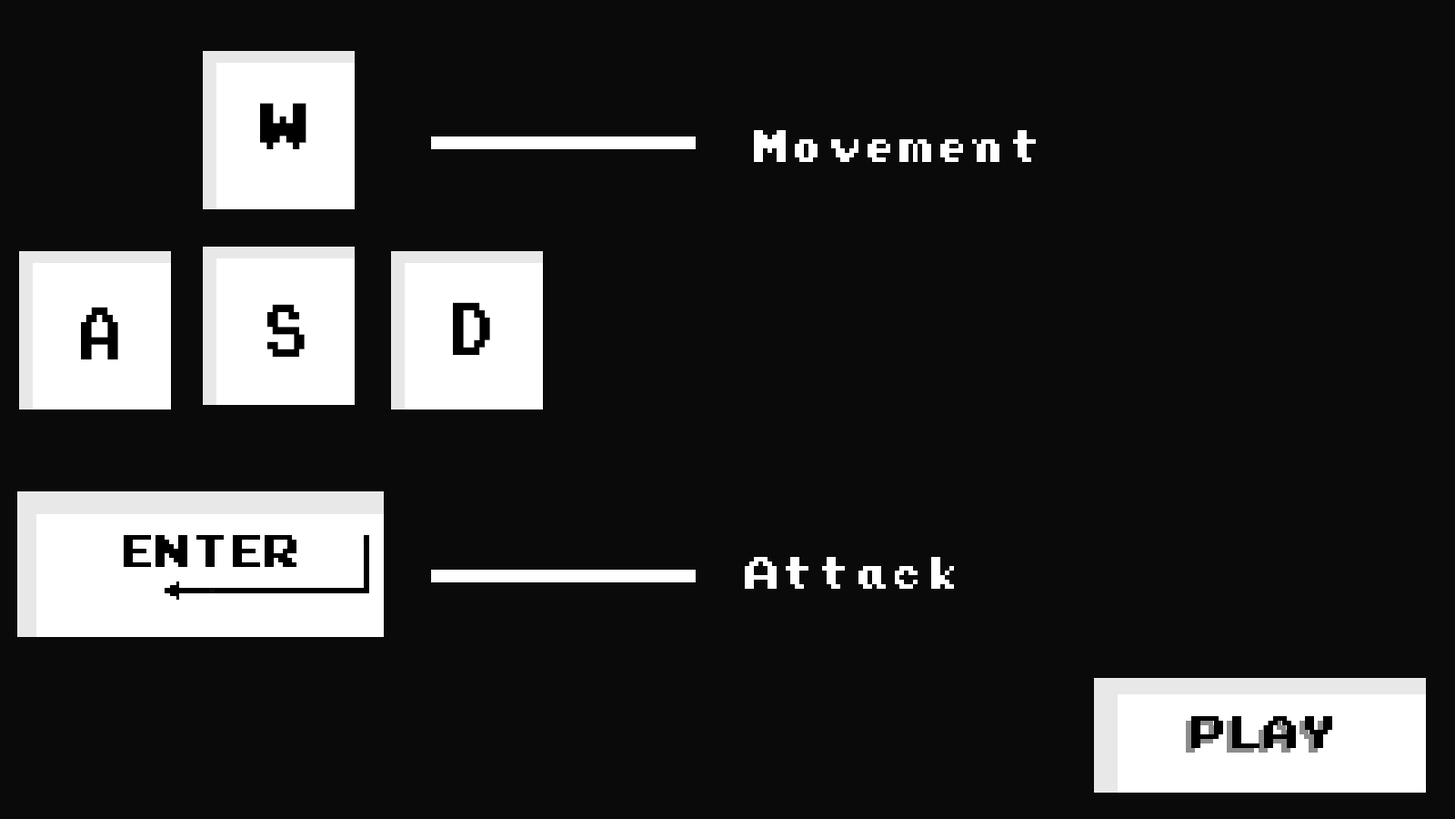
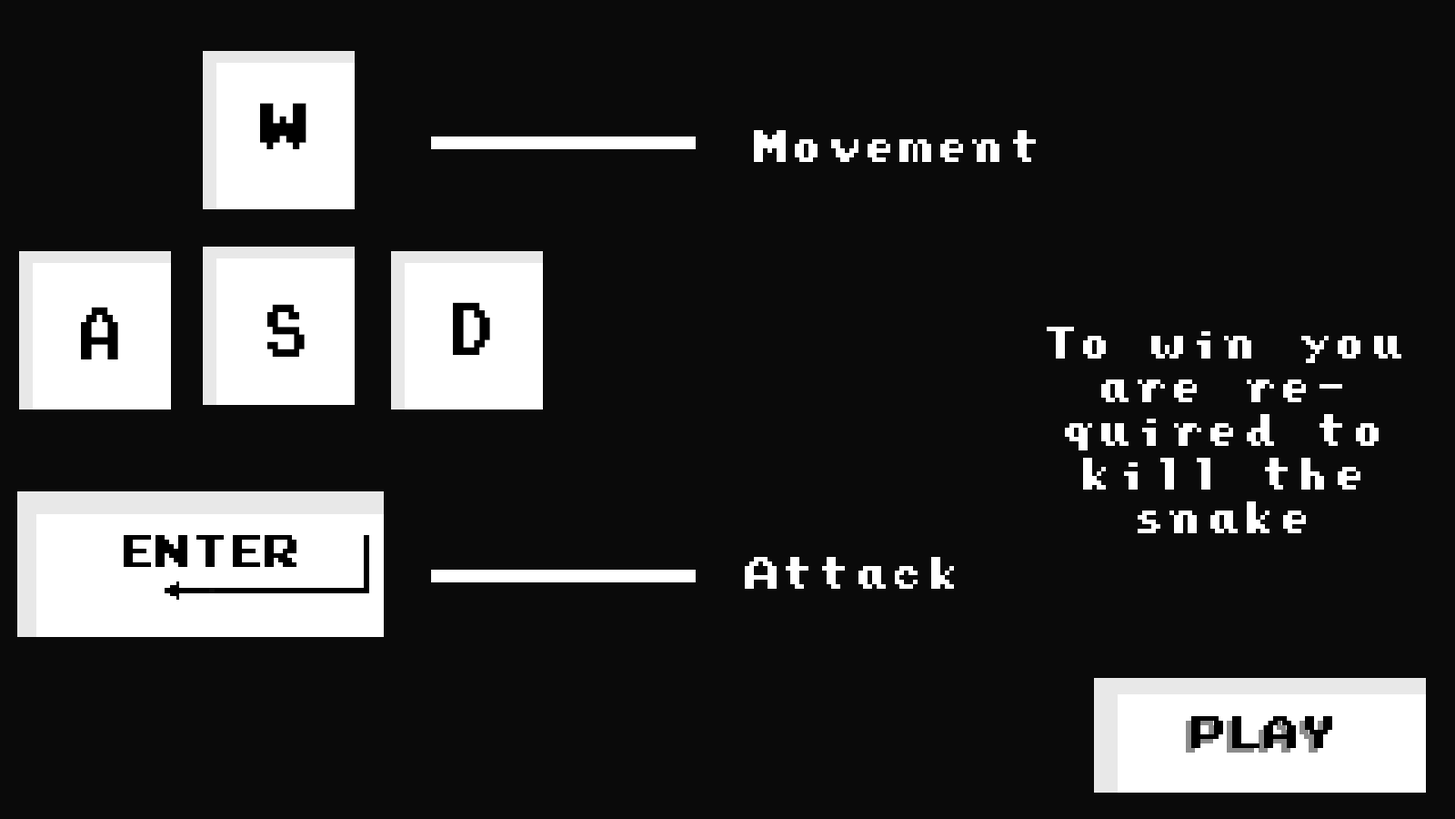
Revision of a layered 1455px x 819px image; what changed, layer by layer:
added layer "To win you are required to kill the snake" above "Attack" over [1046, 326, 1402, 534]
